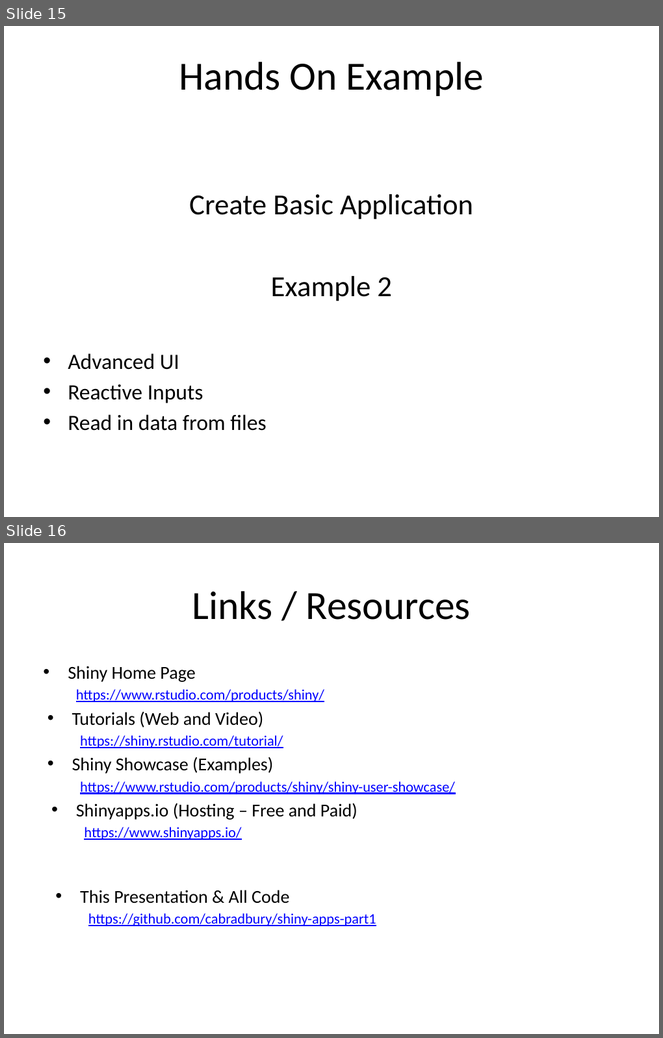
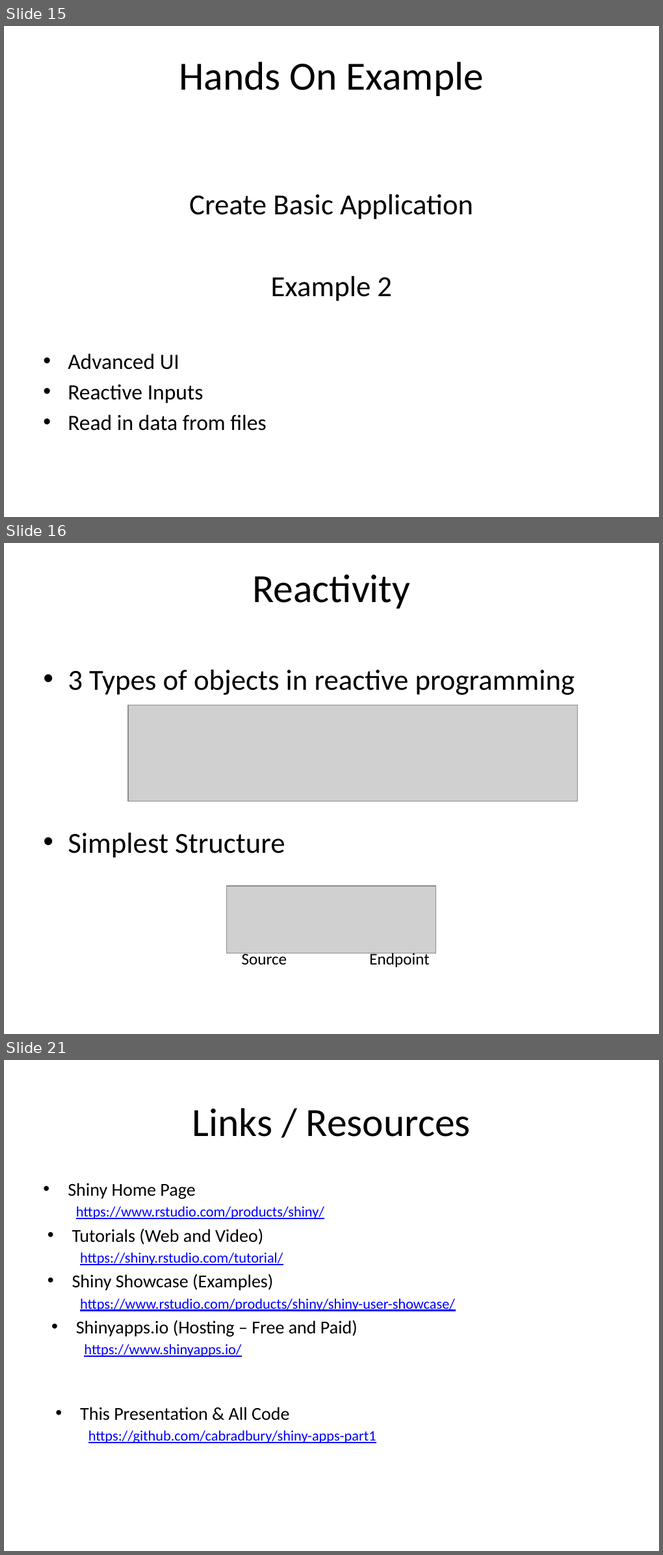
Before and after one commit to cabradbury/shiny-apps-part1, a slide deck: Presentation.pptx. Shown one above the other, each under a label of ours: slides 15 and 16 before the commit, slides 15, 16 and 21 after it; the slides between them are not shown. The pictures are 663x1038 and 663x1555 pixels, drawn with LibreOffice and Linux fonts; fonts in the diff are those of the drawing; grey boxes stand for pictures. Boxes give left, top, right and bottom in pixels: in the first picture for what was removed or moved away, otherwise in the second. Text is boxed around its words. In the diff, an @@ line names an element or a change of style, - is before the commit and + after.

```diff
--- a/Presentation.pptx
+++ b/Presentation.pptx
@@ slide 16 added at [4,543,659,1034], background #FFFFFF @@
@@ title added at [252,574,410,609], 44 pt, text #000000 @@
+Reactivity
@@ text added at [68,670,575,858], 32 pt, text #000000 @@
+• 3 Types of objects in reactive programming
+• Simplest Structure
@@ picture added at [128,705,577,802] @@
@@ picture added at [227,886,436,954] @@
@@ text added at [242,951,287,965], 18 pt, text #000000 @@
+Source
@@ text added at [369,951,429,967], 18 pt, text #000000 @@
+Endpoint
@@ what was slide 16 is now slide 21 @@
```
Also in this commit, not shown: 1 slide changed, 4 other slides added.
